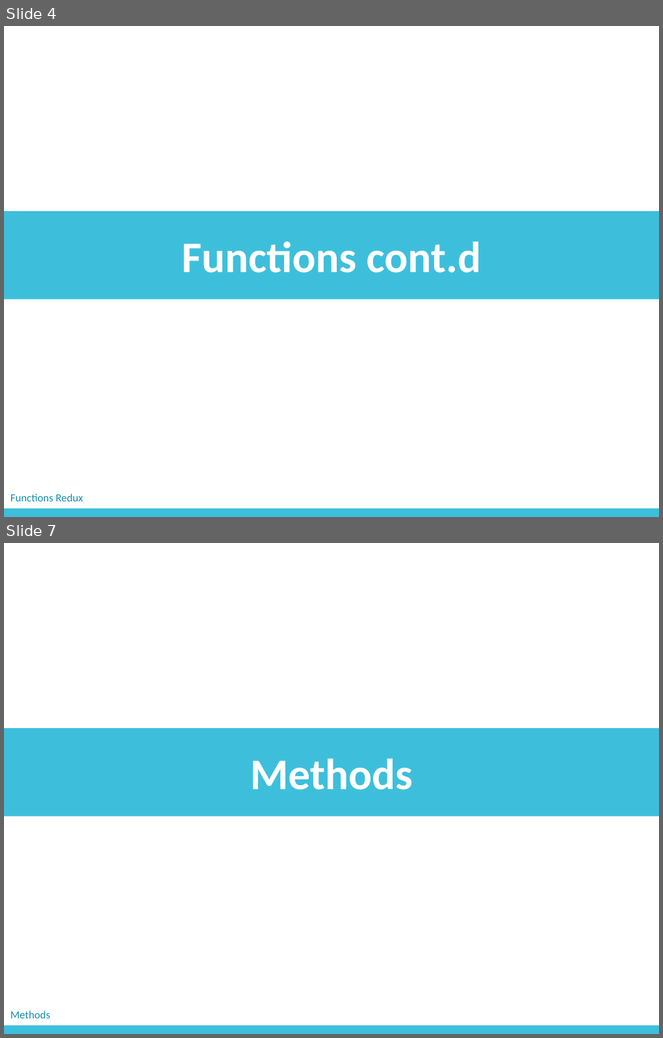
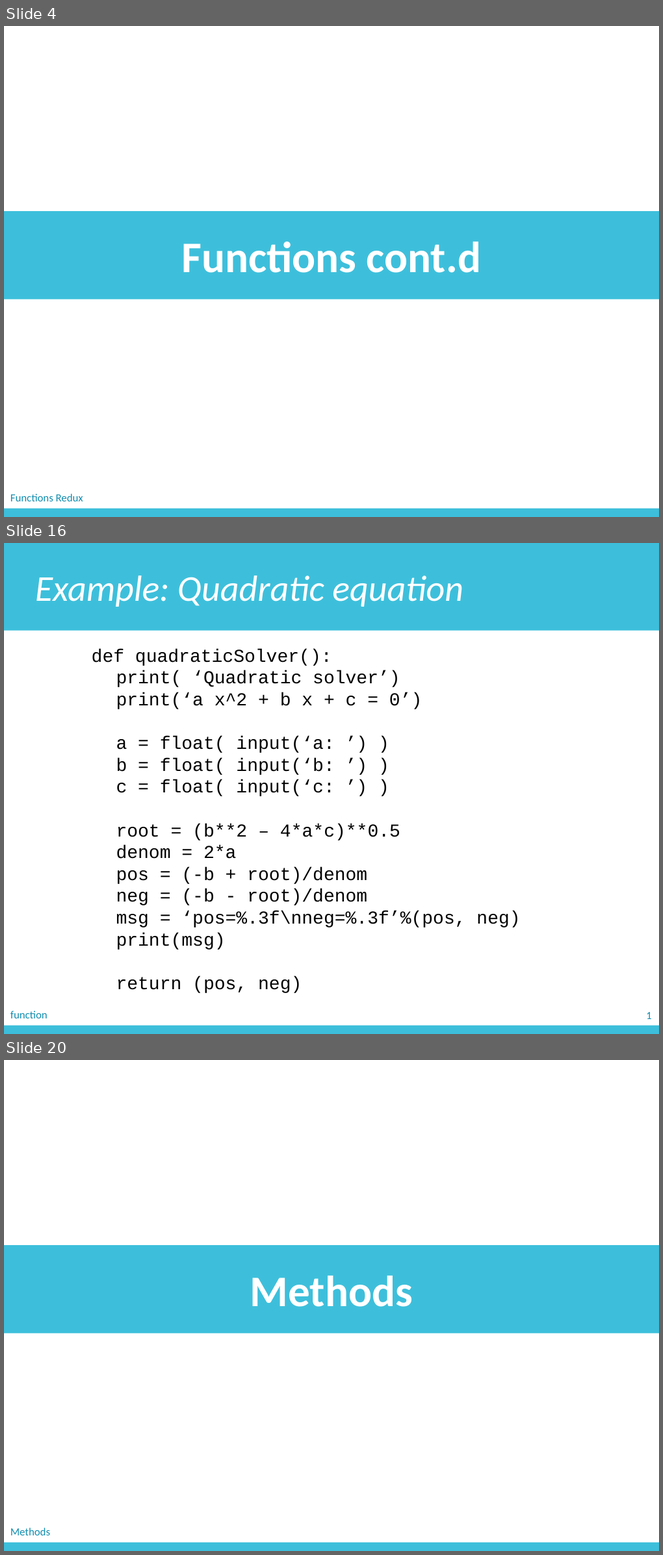
Before and after one commit to zichengliao/zuics101-fa17, a slide deck: lectures/lec05/lec05.pptx. Shown one above the other, each under a label of ours: slides 4 and 7 before the commit, slides 4, 16 and 20 after it; the slides between them are not shown. The pictures are 663x1038 and 663x1555 pixels, drawn with LibreOffice and Linux fonts; fonts in the diff are those of the drawing. Boxes give left, top, right and bottom in pixels: in the first picture for what was removed or moved away, otherwise in the second. Text is boxed around its words. In the diff, an @@ line names an element or a change of style, - is before the commit and + after.

```diff
--- a/lectures/lec05/lec05.pptx
+++ b/lectures/lec05/lec05.pptx
@@ slide 16 added at (x1=4, y1=543, x2=659, y2=1034), background #FFFFFF @@
@@ rectangle added at (x1=4, y1=543, x2=659, y2=630), fill #3DBFDB, 40 pt, text #FFFFFF, italic @@
+Example: Quadratic equation
@@ text added at (x1=92, y1=649, x2=520, y2=993), 20 pt, text #000000 @@
+def quadraticSolver():
+print( ‘Quadratic solver’)
+print(‘a x^2 + b x + c = 0’)
+a = float( input(‘a: ’) )
+b = float( input(‘b: ’) )
+c = float( input(‘c: ’) )
+root = (b**2 – 4*a*c)**0.5
+denom = 2*a
+pos = (-b + root)/denom
+neg = (-b - root)/denom
+msg = ‘pos=%.3f\nneg=%.3f’%(pos, neg)
+print(msg)
+return (pos, neg)
@@ rectangle added at (x1=4, y1=1026, x2=659, y2=1034), fill #3DBFDB @@
@@ text added at (x1=10, y1=1011, x2=48, y2=1019), 12 pt, text #118EB0 @@
+function
@@ text added at (x1=646, y1=1012, x2=651, y2=1019), 12 pt, text #118EB0 @@
+1
@@ what was slide 7 is now slide 20 @@
```
Also in this commit, not shown: 2 slides changed, 12 other slides added, 4 other files.
